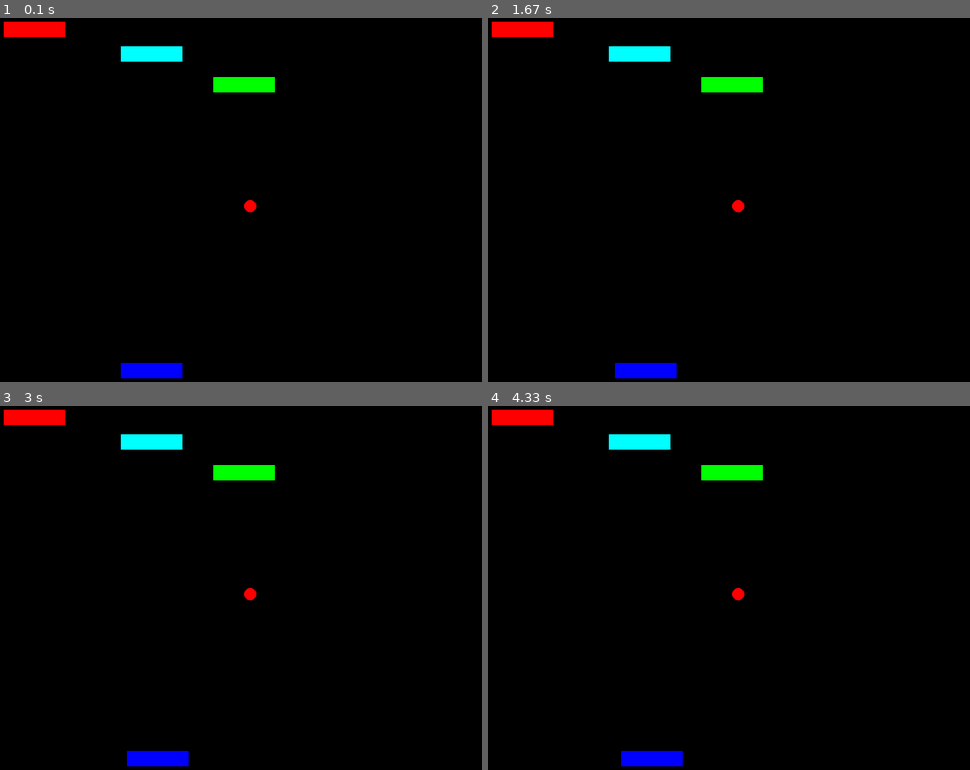
Above: before the commit, frames 1-4 (two rows, left to right).
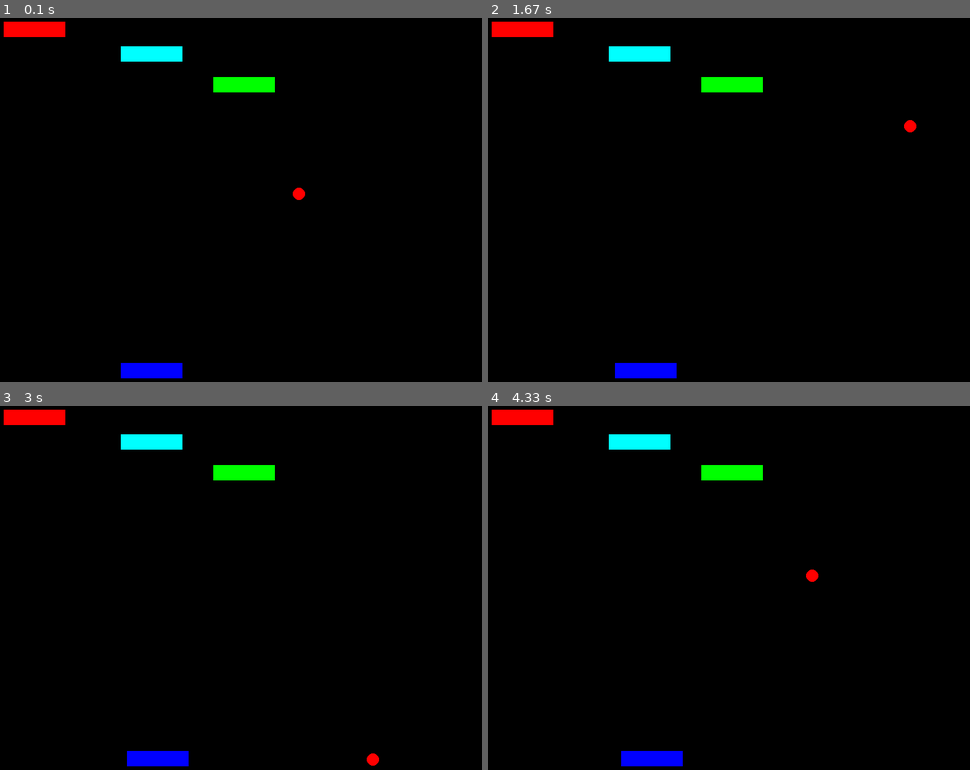
Above: after the commit, the same moments.

Repository: rayank77b/games
Game: pygame game, started from breakout/breakout.py
Same seed, same stepped clock (60 frames per second), same inputs: the game is played once before the commit and once after it.
Inputs:
- Up to frame 1 (0.1 s): no input
- Up to frame 2 (1.67 s): hold Right 0.33-0.8 s; hold Right 0.83-1.3 s; hold Left from 1.33 s (still down)
- Up to frame 3 (3 s): release Left at 1.87 s; hold Left 1.9-2.3 s; hold Right 2.33-2.97 s
- Up to frame 4 (4.33 s): hold Left 3-3.47 s; hold Right 3.5-3.97 s; hold Right from 4 s (still down)

The runs differ from the first frame. In frame 1, 0.1% of the frame differs, in the area x 50-64%, y 46-54%; in frame 2, 0.1%; in frame 3, 0.1%; in frame 4, 0.1%.

Commit message:
add ball movement

Diff:
--- a/breakout/breakout.py
+++ b/breakout/breakout.py
@@ -75,8 +75,11 @@
 X_POS = 200
 B_X   = 400
 B_Y   = 300
+V_X   = 1.2
+V_Y   = -0.3
 
 while gameOn:
+    # get key event
     for event in pygame.event.get():
         if event.type == KEYDOWN:
             if event.key == K_RIGHT:
@@ -87,7 +90,16 @@
                 gameOn = False
         elif event.type == QUIT:
             gameOn = False
-
+    # calculate ball collision with wall
+    if (B_X >= WIDTH) or (B_X <= 0):
+        V_X *= -1
+    if (B_Y >= HEIGHT) or (B_Y <= 0):
+        V_Y *= -1
+    # calculate position of ball
+    dt = clock.tick(30)
+    B_X = B_X + V_X*dt
+    B_Y = B_Y + V_Y*dt
+    # draw anything
     screen.blit(background.surf, (0, 0))
     screen.blit(ball.surf, (B_X, B_Y))
     screen.blit(player.surf, (X_POS, HEIGHT-BRICK_H-10))
